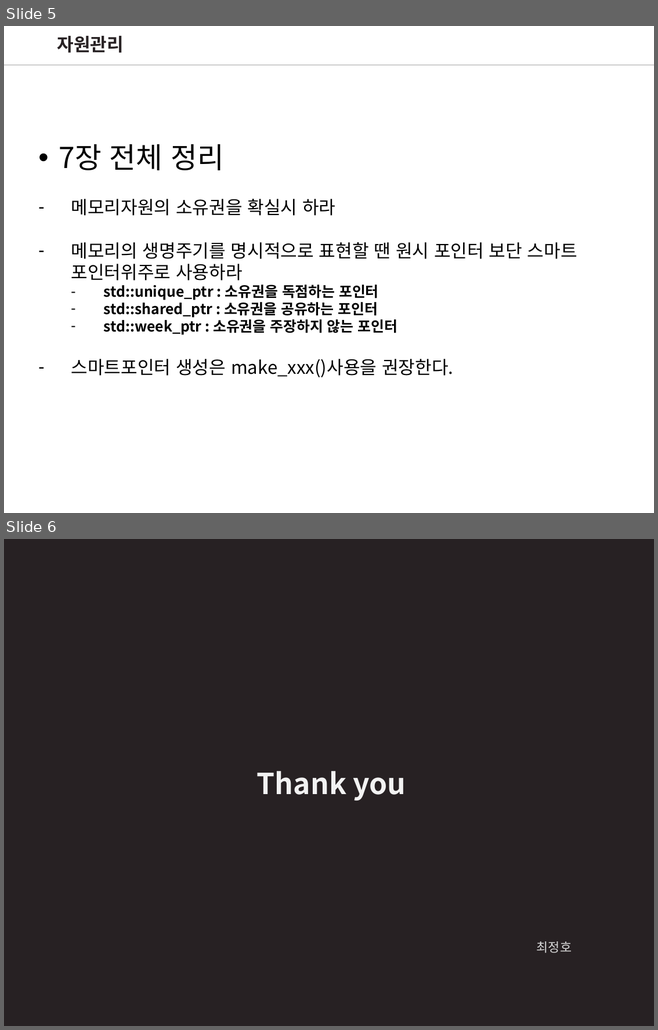
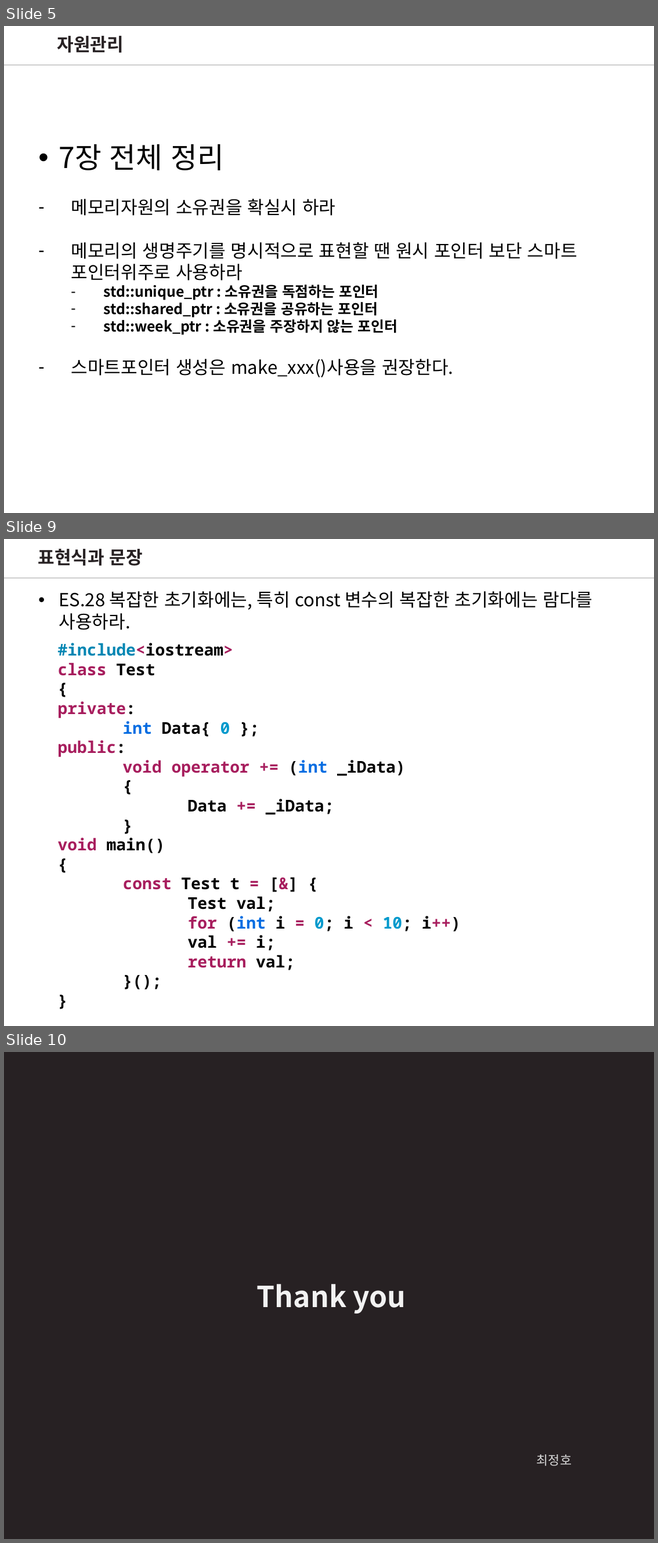
Before and after one commit to wjdgh2910a/CPP_Core_Guidelines_Study, a slide deck: CoreGuideLinesStudy_3.pptx. Shown one above the other, each under a label of ours: slides 5 and 6 before the commit, slides 5, 9 and 10 after it; the slides between them are not shown. The pictures are 658x1030 and 658x1543 pixels, drawn with LibreOffice and Linux fonts; fonts in the diff are those of the drawing. Boxes give left, top, right and bottom in pixels: in the first picture for what was removed or moved away, otherwise in the second. Text is boxed around its words. In the diff, an @@ line names an element or a change of style, - is before the commit and + after.

```diff
--- a/CoreGuideLinesStudy_3.pptx
+++ b/CoreGuideLinesStudy_3.pptx
@@ slide 9 added at bbox=[4, 539, 654, 1026], background #FFFFFF @@
@@ text added at bbox=[38, 549, 143, 566], 20 pt, text #272123, bold @@
+표현식과 문장
@@ line added from (654, 578) to (4, 578), #A6A6A6 0.75 pt @@
@@ line added from (654, 578) to (4, 578), #A6A6A6 0.75 pt @@
@@ text added at bbox=[59, 591, 593, 630], 20 pt, text #000000 @@
+• ES.28 복잡한 초기화에는, 특히 const 변수의 복잡한 초기화에는 람다를 사용하라.
@@ text added at bbox=[58, 643, 460, 971], 18 pt, text #010101, bold @@
+#include<iostream>
+class Test
+{
+private:
+int Data{ 0 };
+public:
+void operator += (int _iData)
+{
+Data += _iData;
+}
+void main()
+{
+const Test t = [&] {
+Test val;
+for (int i = 0; i < 10; i++)
+val += i;
+return val;
+}();
+}
@@ what was slide 6 is now slide 10 @@
```
Also in this commit, not shown: 3 other slides added.
